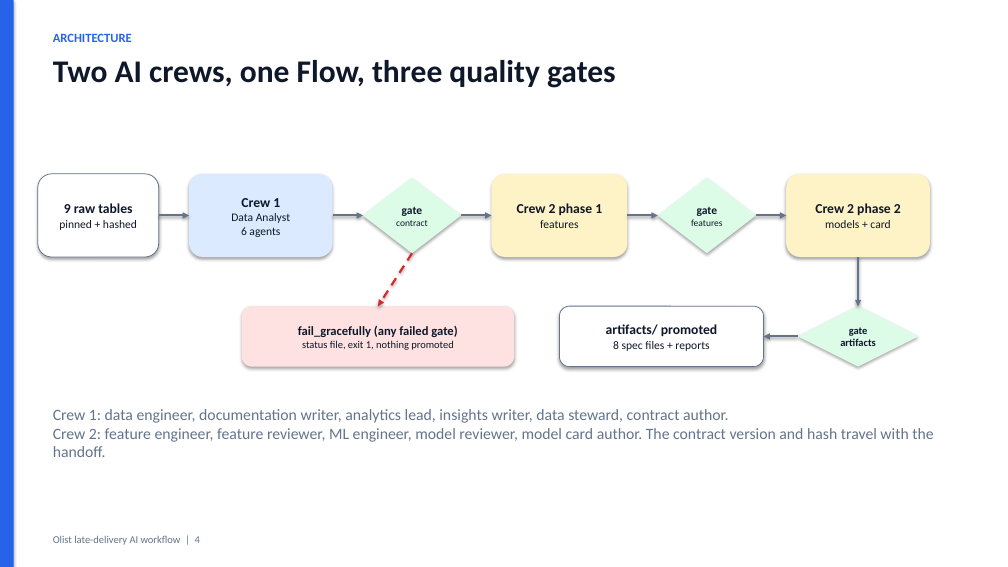
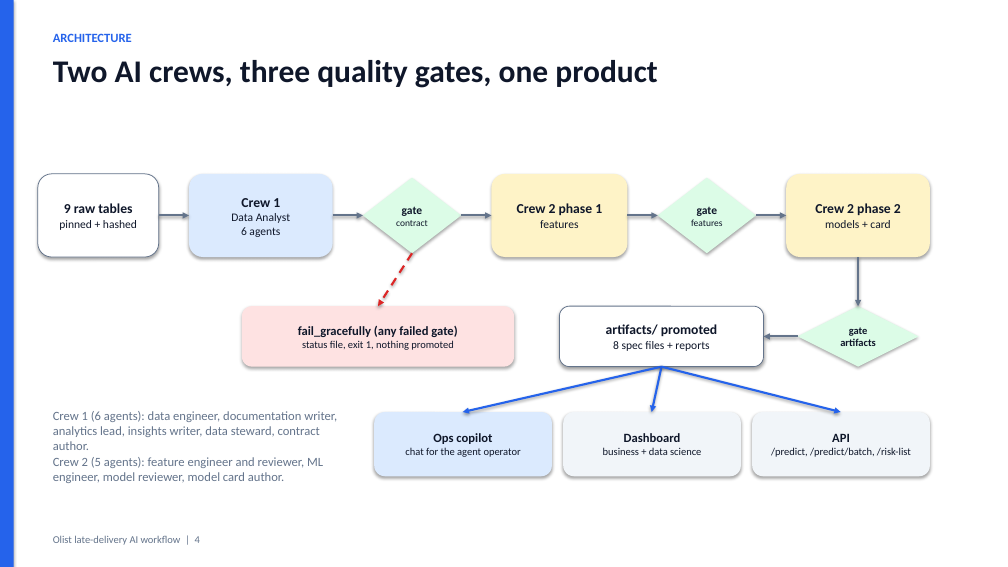
Before and after one commit to matnael332/olist-crewai-flow, a slide deck: slide 4 of docs/presentation.pptx. Drawn at 1008x567 pixels with LibreOffice and Linux fonts; fonts in the diff are those of the drawing. Boxes give left, top, right and bottom in pixels: in the first picture for what was removed or moved away, otherwise in the second. Text is boxed around its words. In the diff, an @@ line names an element or a change of style, - is before the commit and + after.

```diff
--- a/docs/presentation.pptx
+++ b/docs/presentation.pptx
@@ text at bbox=[53, 60, 657, 88]: text changed @@
-Two AI crews, one Flow, three quality gates
+Two AI crews, three quality gates, one product
@@ arrow added from (662, 367) to (463, 412), #2563EB 2 pt @@
@@ arrow added from (662, 367) to (652, 412), #2563EB 2 pt @@
@@ arrow added from (662, 367) to (841, 412), #2563EB 2 pt @@
@@ text at bbox=[53, 411, 337, 483]: text changed; size 15 to 12 pt @@
-Crew 1: data engineer, documentation writer, analytics lead, insights writer, data steward, contract author.
-Crew 2: feature engineer, feature reviewer, ML engineer, model reviewer, model card author. The contract version and hash travel with the handoff.
+Crew 1 (6 agents): data engineer, documentation writer, analytics lead, insights writer, data steward, contract author.
+Crew 2 (5 agents): feature engineer and reviewer, ML engineer, model reviewer, model card author.
@@ rounded rectangle added at bbox=[374, 412, 552, 476], fill #DBEAFE, 10 pt, text #0F172A @@
+Ops copilot
+chat for the agent operator
@@ rounded rectangle added at bbox=[563, 412, 741, 476], fill #F1F5F9, 10 pt, text #0F172A @@
+Dashboard
+business + data science
@@ rounded rectangle added at bbox=[752, 412, 930, 476], fill #F1F5F9, 10 pt, text #0F172A @@
+API
+/predict, /predict/batch, /risk-list
```
Also in this commit, not shown: 1 other slide changed, 23 other files.
